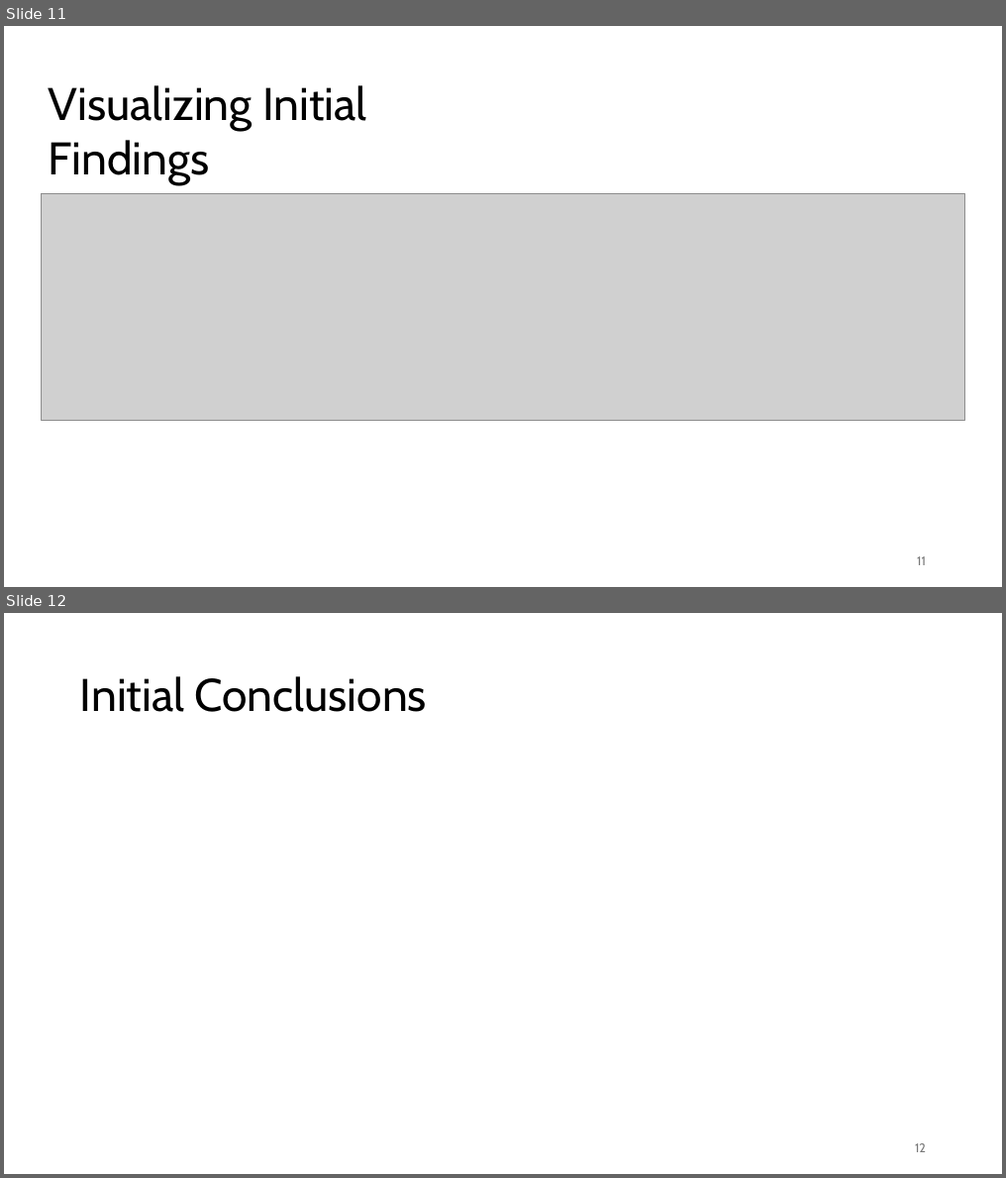
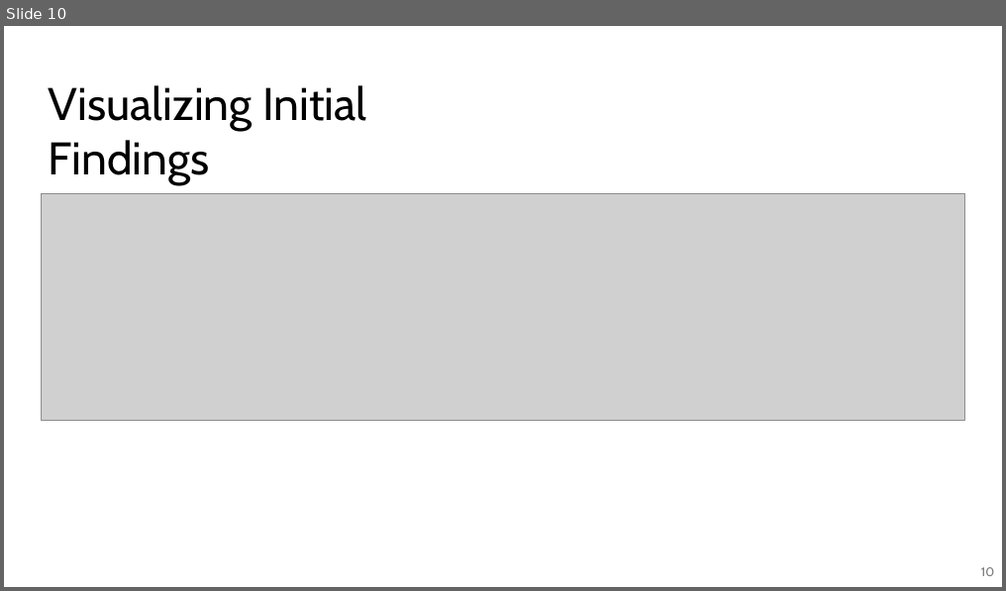
Before and after one commit to emmyregal/Soccer-Computer-Vision, a slide deck: Sport Presetation.pptx. Shown one above the other, each under a label of ours: slides 11 and 12 before the commit, slide 10 after it. The pictures are 1006x1178 and 1006x591 pixels, drawn with LibreOffice and Linux fonts; fonts in the diff are those of the drawing; grey boxes stand for pictures. Boxes give left, top, right and bottom in pixels: in the first picture for what was removed or moved away, otherwise in the second. Text is boxed around its words. In the diff, an @@ line names an element or a change of style, - is before the commit and + after.

```diff
--- a/Sport Presetation.pptx
+++ b/Sport Presetation.pptx
@@ slide 12 removed at (4,613,1002,1174), background #FFFFFF @@
@@ title removed at (80,676,427,712) @@
-Initial Conclusions
@@ page number removed at (915,1144,926,1153) @@
-12
@@ what was slide 11 is now slide 10 @@
@@ page number at (981,568,994,576): text changed @@
-11
+10
```
Also in this commit, not shown: 5 slides changed, 11 slides added, 7 other slides removed, 1 other file.
